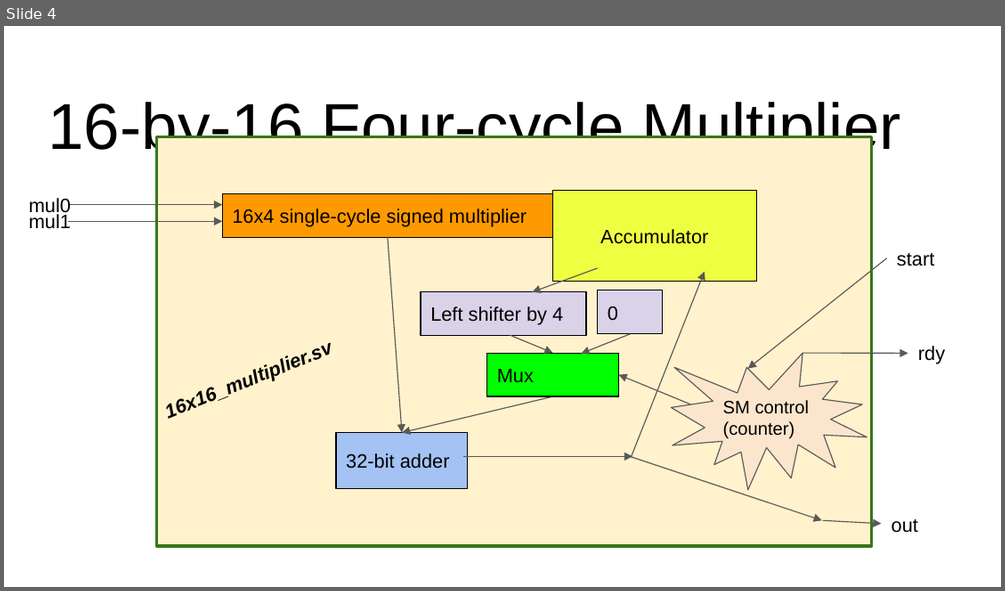
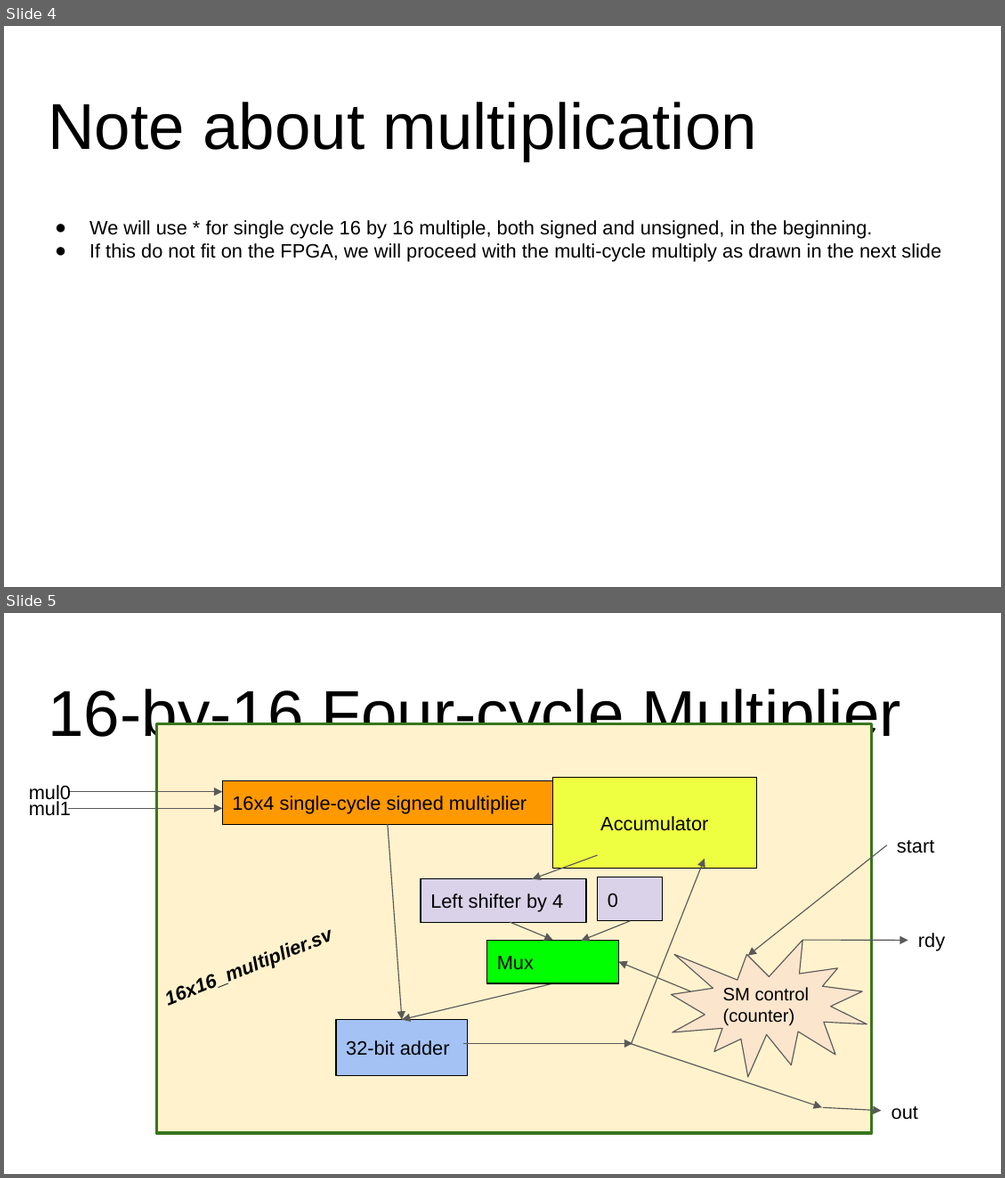
Before and after one commit to ShichenQiao/ECE554_SP23_FPGA_Handwriting_Recognition, a slide deck: Project/Specifications/block diagram.pptx. Shown one above the other, each under a label of ours: slide 4 before the commit, slides 4 and 5 after it. The pictures are 1005x591 and 1005x1178 pixels, drawn with LibreOffice and Linux fonts; fonts in the diff are those of the drawing. Boxes give left, top, right and bottom in pixels: in the first picture for what was removed or moved away, otherwise in the second. Text is boxed around its words. In the diff, an @@ line names an element or a change of style, - is before the commit and + after.

```diff
--- a/Project/Specifications/block diagram.pptx
+++ b/Project/Specifications/block diagram.pptx
@@ slide 4 added at <box>4,26,1001,587</box>, background #FFFFFF @@
@@ title added at <box>48,102,757,161</box>, 46.8 pt, text #000000 @@
+Note about multiplication
@@ text added at <box>89,220,941,262</box>, 14 pt, text #000000 @@
+● We will use * for single cycle 16 by 16 multiple, both signed and unsigned, in the beginning.
+● If this do not fit on the FPGA, we will proceed with the multi-cycle multiply as drawn in the next slide
@@ what was slide 4 is now slide 5 @@
```
Also in this commit, not shown: 1 slide changed, 1 other slide added, 1 other file.
